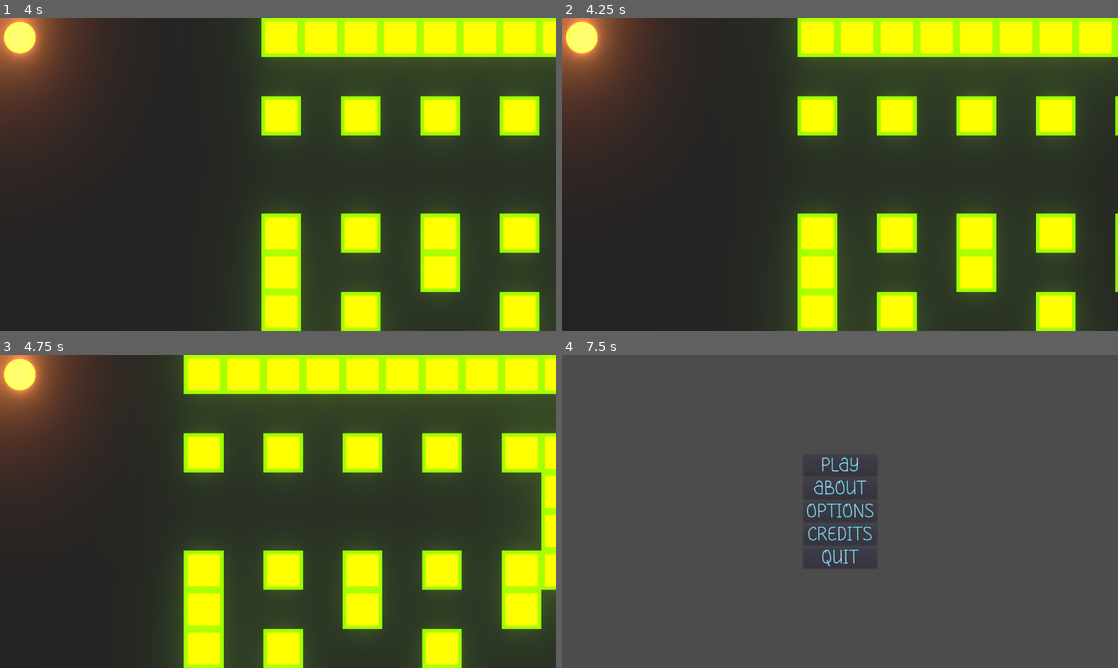
Above: before the commit, frames 1-4 (two rows, left to right).
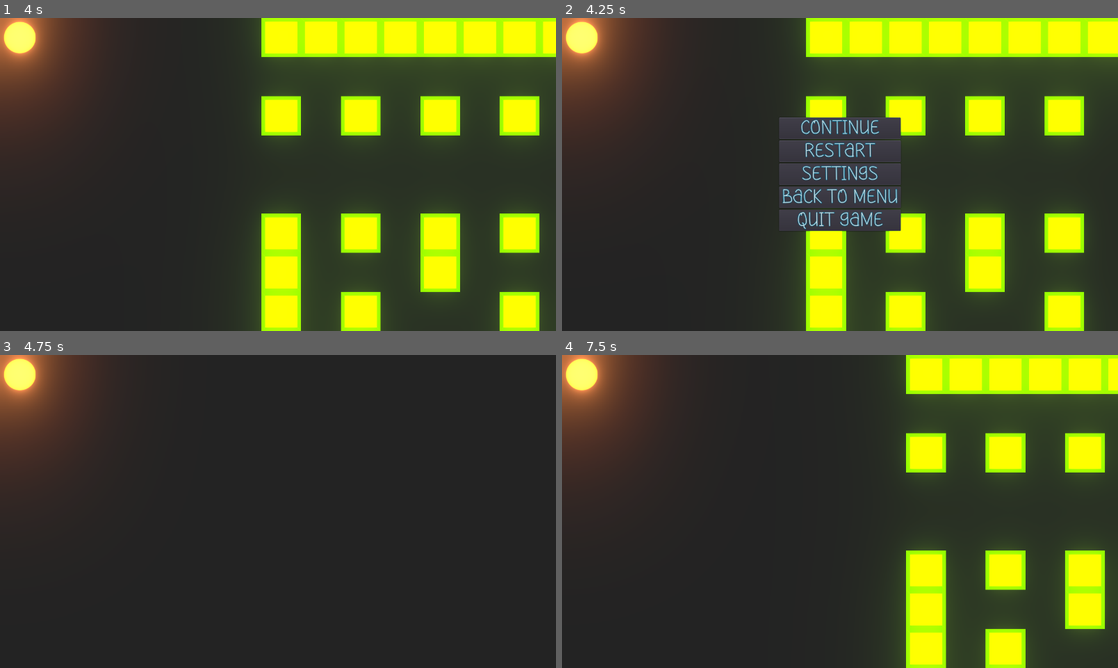
Above: after the commit, the same moments.

Repository: TheIcySpark/Think-Fast
Game: Godot game, scene res://juego/juego.tscn
Two runs of this game, one before a commit and one after it. Both use one fixed random seed, a clock stepped at 60 frames per second and the inputs below.
Inputs (mouse positions are in pixels of both pictures, inside the frame that each line leads up to):
- Up to frame 1 (4 s): tap Enter at 0.5 s
- Up to frame 2 (4.25 s): tap Escape (ui_pausar, bound only after the commit) at 4.15 s
- Up to frame 3 (4.75 s): click (278, 489) at 4.25 s, where only the run after the commit has a clickable "Restart"
- Up to frame 4 (7.5 s): click (840, 511) at 7.25 s, where only the run before the commit has a clickable "Back menu"

Frame 1 is identical in both runs. In frame 2, 16% of the frame differs, in the area x 39-100%, y 0-100%; in frame 3, 45%; in frame 4, 100%, in the area x 0-100%, y 0-100%.

Commit message:
sistema de pausa agregado, cambio en patrones de obstaculos

Diff:
--- a/Menu/contenedor.gd
+++ b/Menu/contenedor.gd
@@ -3,6 +3,8 @@
 onready var detallesDialog = get_parent().get_node("DetallesDialog")
 export var escenaJuego: String
 
+func _ready() -> void:
+	get_tree().paused = false
 
 func _on_Jugar_button_down() -> void:
 	get_tree().change_scene(escenaJuego)
--- a/Obstaculos/patrones/PatronObstaculos3.tscn
+++ b/Obstaculos/patrones/PatronObstaculos3.tscn
@@ -150,7 +150,7 @@
 position = Vector2( 1344, 336 )
 
 [node name="Pared51" parent="Paredes" index="48" instance=ExtResource( 2 )]
-position = Vector2( 1728, 768 )
+position = Vector2( 1824, 624 )
 
 [node name="Pared52" parent="Paredes" index="49" instance=ExtResource( 2 )]
 position = Vector2( 1440, 624 )
--- a/gameOver/GameOver.gd
+++ b/gameOver/GameOver.gd
@@ -5,11 +5,8 @@
 
 
 func _on_Reintentar_button_down() -> void:
-	get_tree().paused = false
-	get_tree().change_scene("res://juego/Juego.tscn")
+	get_tree().reload_current_scene()
 
 
 func _on_Menu_button_down() -> void:
-	get_tree().paused = false
-	get_tree().paused = false
 	get_tree().change_scene("res://Menu/Menu.tscn")
--- /dev/null
+++ b/input/Input.gd
@@ -0,0 +1,6 @@
+extends Node
+
+func _input(event: InputEvent) -> void:
+	if(event.is_action_pressed("ui_pausar")):
+		get_tree().paused = not get_tree().paused
+		$Pausa/Control.visible = get_tree().paused
--- /dev/null
+++ b/input/Input.tscn
@@ -0,0 +1,10 @@
+[gd_scene load_steps=3 format=2]
+
+[ext_resource path="res://input/Input.gd" type="Script" id=1]
+[ext_resource path="res://pausa/Pausa.tscn" type="PackedScene" id=2]
+
+[node name="Input" type="Node"]
+pause_mode = 2
+script = ExtResource( 1 )
+
+[node name="Pausa" parent="." instance=ExtResource( 2 )]
--- a/juego/JuegoBase.gd
+++ b/juego/JuegoBase.gd
@@ -1,8 +1,9 @@
 extends Node2D
 
-
+func _ready() -> void:
+	get_tree().paused = false
 
 func _on_Visibilidad_screen_exited() -> void:
 	$Jugador/GameOver/UI.visible = true
 	$Camara/Animacion.play("sacudirCamara")
-	get_tree().paused = true
+	get_tree().set_pause(true)
--- a/juego/JuegoBase.tscn
+++ b/juego/JuegoBase.tscn
@@ -1,7 +1,8 @@
-[gd_scene load_steps=8 format=2]
+[gd_scene load_steps=9 format=2]
 
 [ext_resource path="res://jugador/Jugador.tscn" type="PackedScene" id=1]
 [ext_resource path="res://generadorObstaculos/GeneradorObstaculos.tscn" type="PackedScene" id=2]
+[ext_resource path="res://input/Input.tscn" type="PackedScene" id=3]
 [ext_resource path="res://camara/Camara.tscn" type="PackedScene" id=4]
 [ext_resource path="res://recursosInternos/Environment/Environment.tres" type="Environment" id=5]
 [ext_resource path="res://juego/JuegoBase.gd" type="Script" id=6]
@@ -50,6 +51,8 @@
 
 [node name="WorldEnvironment" type="WorldEnvironment" parent="."]
 environment = ExtResource( 5 )
+
+[node name="Input" parent="." instance=ExtResource( 3 )]
 [connection signal="screen_exited" from="Jugador/Visibilidad" to="." method="_on_Visibilidad_screen_exited"]
 
 [editable path="Jugador"]
--- a/juego/juego.tscn
+++ b/juego/juego.tscn
@@ -3,3 +3,5 @@
 [ext_resource path="res://juego/JuegoBase.tscn" type="PackedScene" id=1]
 
 [node name="Juego" instance=ExtResource( 1 )]
+
+[editable path="Jugador"]
--- a/jugador/Jugador.tscn
+++ b/jugador/Jugador.tscn
@@ -16,7 +16,6 @@
 
 [node name="Jugador" type="RigidBody2D"]
 collision_mask = 2
-mode = 2
 physics_material_override = SubResource( 1 )
 gravity_scale = 0.0
 script = ExtResource( 2 )
@@ -35,8 +34,7 @@
 texture = ExtResource( 1 )
 
 [node name="Visibilidad" type="VisibilityNotifier2D" parent="."]
-visible = false
-position = Vector2( -7.15256e-07, -7.15256e-07 )
-scale = Vector2( 3.8, 3.8 )
+position = Vector2( -2.5, 1.5 )
+scale = Vector2( 1.65, 1.75 )
 
 [node name="GameOver" parent="." instance=ExtResource( 3 )]
--- a/jugador/jugador.gd
+++ b/jugador/jugador.gd
@@ -3,11 +3,11 @@
 export var velocidad: float
 
 func _physics_process(delta: float) -> void:
-	var direccion: Vector2 = obtener_input()
+	var direccion: Vector2 = obtener_direccion()
 	set_linear_velocity(direccion * velocidad)
 
 
-func obtener_input() -> Vector2:
+func obtener_direccion() -> Vector2:
 	var direccion: Vector2 = Vector2.ZERO
 	if Input.is_action_pressed("ui_arriba"):
 		direccion += Vector2.UP
--- /dev/null
+++ b/pausa/Pausa.gd
@@ -0,0 +1,21 @@
+extends CanvasLayer
+
+func _on_Continuar_button_down() -> void:
+	get_tree().set_pause(false)
+	$Control.visible = false
+
+
+func _on_Reinicar_button_down() -> void:
+	get_tree().reload_current_scene()
+
+
+func _on_Opciones_button_down() -> void:
+	pass # Replace with function body.
+
+
+func _on_Menu_button_down() -> void:
+	get_tree().change_scene("res://Menu/Menu.tscn")
+
+
+func _on_Salir_button_down() -> void:
+	get_tree().quit()
--- /dev/null
+++ b/pausa/Pausa.tscn
@@ -0,0 +1,70 @@
+[gd_scene load_steps=3 format=2]
+
+[ext_resource path="res://recursosInternos/Themes/letra.tres" type="Theme" id=1]
+[ext_resource path="res://pausa/Pausa.gd" type="Script" id=2]
+
+[node name="Pausa" type="CanvasLayer"]
+pause_mode = 2
+script = ExtResource( 2 )
+
+[node name="Control" type="Control" parent="."]
+visible = false
+anchor_left = 0.5
+anchor_top = 0.5
+anchor_right = 0.5
+anchor_bottom = 0.5
+margin_left = -20.0
+margin_top = -20.0
+margin_right = 20.0
+margin_bottom = 20.0
+theme = ExtResource( 1 )
+__meta__ = {
+"_edit_use_anchors_": false
+}
+
+[node name="Contenedor" type="VBoxContainer" parent="Control"]
+anchor_left = 0.5
+anchor_top = 0.5
+anchor_right = 0.5
+anchor_bottom = 0.5
+margin_left = -140.0
+margin_top = -130.5
+margin_right = 140.0
+margin_bottom = 130.5
+__meta__ = {
+"_edit_use_anchors_": false
+}
+
+[node name="Continuar" type="Button" parent="Control/Contenedor"]
+margin_right = 280.0
+margin_bottom = 49.0
+text = "Continue"
+
+[node name="Reinicar" type="Button" parent="Control/Contenedor"]
+margin_top = 53.0
+margin_right = 280.0
+margin_bottom = 102.0
+text = "Restart"
+
+[node name="Opciones" type="Button" parent="Control/Contenedor"]
+margin_top = 106.0
+margin_right = 280.0
+margin_bottom = 155.0
+text = "Settings"
+
+[node name="Menu" type="Button" parent="Control/Contenedor"]
+margin_top = 159.0
+margin_right = 280.0
+margin_bottom = 208.0
+text = "Back to menu"
+
+[node name="Salir" type="Button" parent="Control/Contenedor"]
+margin_top = 212.0
+margin_right = 280.0
+margin_bottom = 261.0
+text = "Quit Game"
+[connection signal="button_down" from="Control/Contenedor/Continuar" to="." method="_on_Continuar_button_down"]
+[connection signal="button_down" from="Control/Contenedor/Reinicar" to="." method="_on_Reinicar_button_down"]
+[connection signal="button_down" from="Control/Contenedor/Opciones" to="." method="_on_Opciones_button_down"]
+[connection signal="button_down" from="Control/Contenedor/Menu" to="." method="_on_Menu_button_down"]
+[connection signal="button_down" from="Control/Contenedor/Salir" to="." method="_on_Salir_button_down"]
--- a/project.godot
+++ b/project.godot
@@ -31,21 +31,31 @@
 ui_arriba={
 "deadzone": 0.5,
 "events": [ Object(InputEventKey,"resource_local_to_scene":false,"resource_name":"","device":0,"alt":false,"shift":false,"control":false,"meta":false,"command":false,"pressed":false,"scancode":16777232,"unicode":0,"echo":false,"script":null)
+, Object(InputEventKey,"resource_local_to_scene":false,"resource_name":"","device":0,"alt":false,"shift":false,"control":false,"meta":false,"command":false,"pressed":false,"scancode":87,"unicode":0,"echo":false,"script":null)
  ]
 }
 ui_derecha={
 "deadzone": 0.5,
 "events": [ Object(InputEventKey,"resource_local_to_scene":false,"resource_name":"","device":0,"alt":false,"shift":false,"control":false,"meta":false,"command":false,"pressed":false,"scancode":16777233,"unicode":0,"echo":false,"script":null)
+, Object(InputEventKey,"resource_local_to_scene":false,"resource_name":"","device":0,"alt":false,"shift":false,"control":false,"meta":false,"command":false,"pressed":false,"scancode":68,"unicode":0,"echo":false,"script":null)
  ]
 }
 ui_abajo={
 "deadzone": 0.5,
 "events": [ Object(InputEventKey,"resource_local_to_scene":false,"resource_name":"","device":0,"alt":false,"shift":false,"control":false,"meta":false,"command":false,"pressed":false,"scancode":16777234,"unicode":0,"echo":false,"script":null)
+, Object(InputEventKey,"resource_local_to_scene":false,"resource_name":"","device":0,"alt":false,"shift":false,"control":false,"meta":false,"command":false,"pressed":false,"scancode":83,"unicode":0,"echo":false,"script":null)
  ]
 }
 ui_izquierda={
 "deadzone": 0.5,
 "events": [ Object(InputEventKey,"resource_local_to_scene":false,"resource_name":"","device":0,"alt":false,"shift":false,"control":false,"meta":false,"command":false,"pressed":false,"scancode":16777231,"unicode":0,"echo":false,"script":null)
+, Object(InputEventKey,"resource_local_to_scene":false,"resource_name":"","device":0,"alt":false,"shift":false,"control":false,"meta":false,"command":false,"pressed":false,"scancode":65,"unicode":0,"echo":false,"script":null)
+ ]
+}
+ui_pausar={
+"deadzone": 0.5,
+"events": [ Object(InputEventKey,"resource_local_to_scene":false,"resource_name":"","device":0,"alt":false,"shift":false,"control":false,"meta":false,"command":false,"pressed":false,"scancode":16777217,"unicode":0,"echo":false,"script":null)
+, Object(InputEventKey,"resource_local_to_scene":false,"resource_name":"","device":0,"alt":false,"shift":false,"control":false,"meta":false,"command":false,"pressed":false,"scancode":80,"unicode":0,"echo":false,"script":null)
  ]
 }
 
